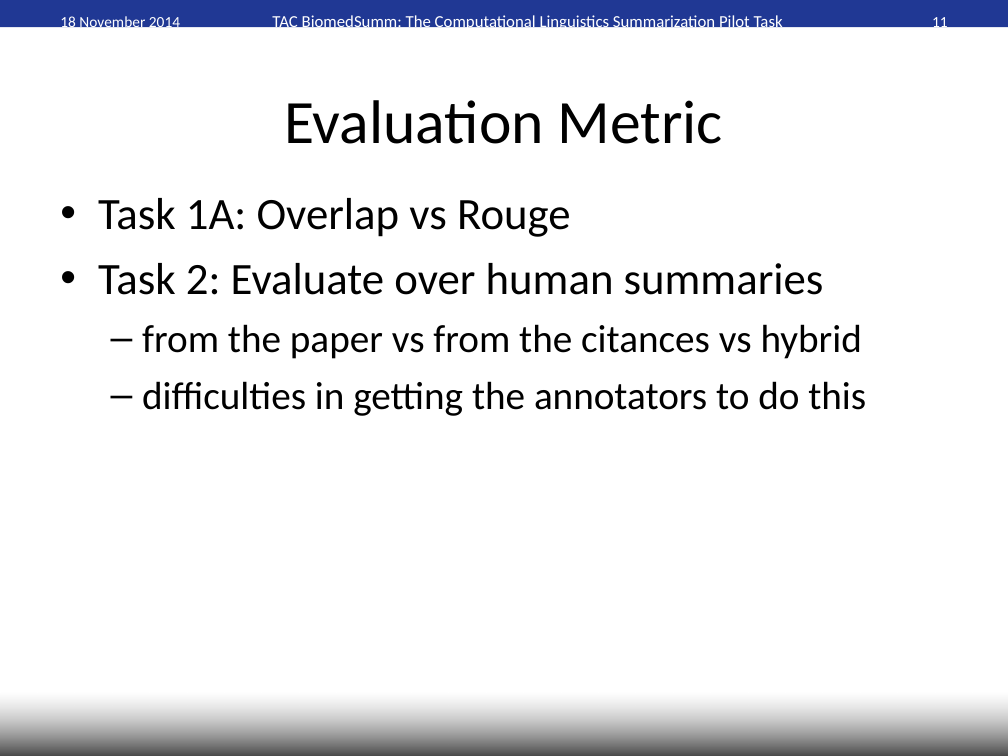
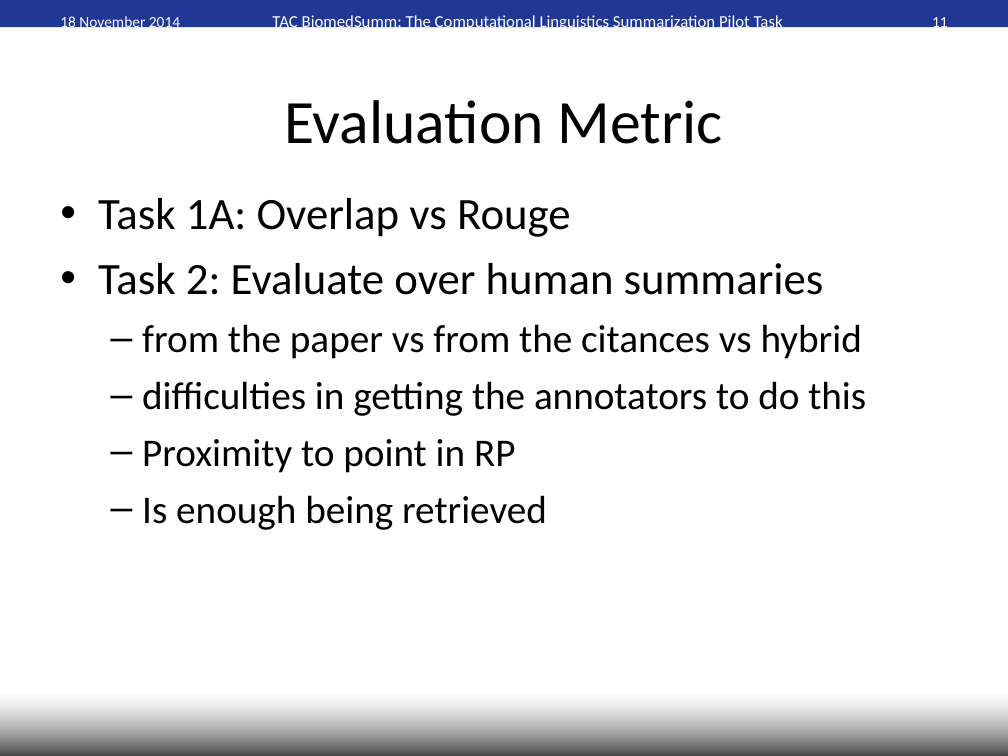
Before and after one commit to WING-NUS/scisumm-corpus, a slide deck: slide 11 of workshop_paper/TAC2014-planning.ppt. Drawn at 1008x756 pixels with LibreOffice and Linux fonts; fonts in the diff are those of the drawing; background and template pictures are left out. Boxes give left, top, right and bottom in pixels: in the first picture for what was removed or moved away, otherwise in the second. Text is boxed around its words. In the diff, an @@ line names an element or a change of style, - is before the commit and + after.

Commit message:
final slides that were presented

```diff
--- a/workshop_paper/TAC2014-planning.ppt
+++ b/workshop_paper/TAC2014-planning.ppt
@@ text at [142, 439, 547, 530]: paragraphs added @@
+  – Proximity to point in RP
+  – Is enough being retrieved
```
